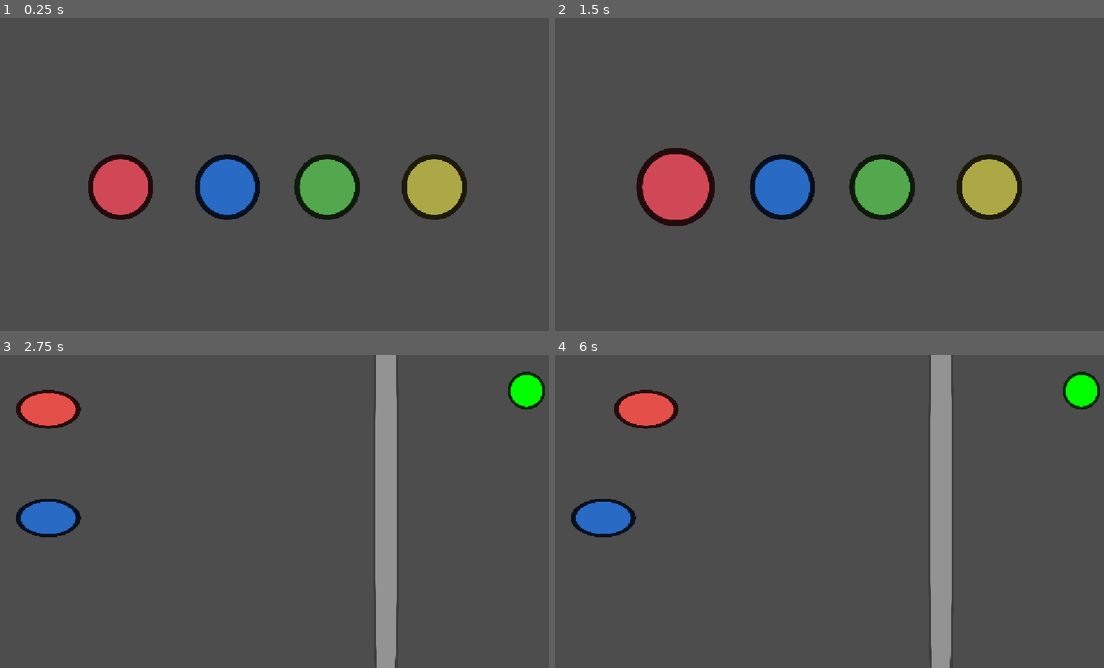
Above: before the commit, frames 1-4 (two rows, left to right).
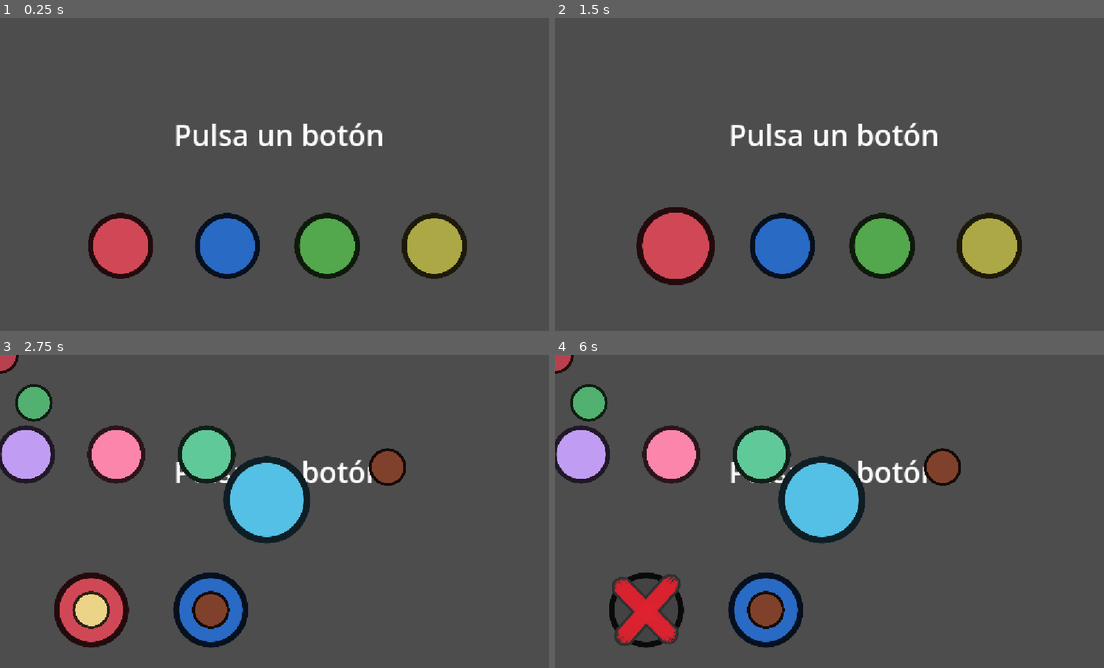
Above: after the commit, the same moments.

Repository: EduFdezSoy/MinijuegosMalagaJam
Game: Godot game, scene res://Scenes/PlayerSelection.tscn
The game is run twice, just before and just after one commit, with the same random seed, the same clock (stepped at 60 frames per second) and the same inputs.
Inputs (mouse positions are in pixels of both pictures, inside the frame that each line leads up to):
- Up to frame 1 (0.25 s): no input
- Up to frame 2 (1.5 s): tap Enter at 0.5 s; move the mouse to (955, 158) at 0.52 s; tap Space (start_button) at 0.6, 1.25 s; move the mouse to (719, 190) at 1.27 s; tap A (p1_button) at 1.35 s
- Up to frame 3 (2.75 s): tap Space (start_button) at 1.55, 2, 2.3 s; move the mouse to (334, 442) at 2.02 s; tap S (p2_button) at 2.1 s
- Up to frame 4 (6 s): tap Space (start_button) at 2.75, 3.05, 3.5, 3.8, 4.25, 4.35, 5.1 s; move the mouse to (807, 574) at 2.77 s; tap D (p3_button) at 2.85 s; move the mouse to (999, 558) at 3.52 s; tap F (p4_button) at 3.6 s; move the mouse to (664, 464) at 4.27 s; move the mouse to (862, 511) at 5.02 s; move the mouse to (747, 433) at 5.77 s; tap A (p1_button) at 5.85 s

The runs differ from the first frame. In frame 1, 16% of the frame differs, in the area x 16-86%, y 33-84%; in frame 2, 18%; in frame 3, 21%; in frame 4, 21%, in the area x 0-100%, y 0-100%.

Commit message:
feat: primera version de minijuego de servir comida

Diff:
--- a/Scenes/Minigames/Minijuego1.tscn
+++ b/Scenes/Minigames/Minijuego1.tscn
@@ -1,9 +1,9 @@
 [gd_scene format=3 uid="uid://bymi3w6nfe84"]
 
 [ext_resource type="Texture2D" uid="uid://cpdei0c4gficn" path="res://Assets/Sprites/GenericButton.png" id="1_116ni"]
-[ext_resource type="Script" uid="uid://bfslgit2kd106" path="res://Scripts/Controllers/Minigames/Minigame 1/MinigameOne.gd" id="1_u5u0k"]
-[ext_resource type="Script" uid="uid://cxd8nyje6mpp0" path="res://Scripts/Controllers/Minigames/Minigame 1/HorizontalPlayerMovement.gd" id="2_d8pki"]
-[ext_resource type="Script" uid="uid://byav5nb6ppjh" path="res://Scripts/Controllers/Minigames/Minigame 1/PollitoInglesCheck.gd" id="2_yj3q8"]
+[ext_resource type="Script" uid="uid://bfslgit2kd106" path="res://Scripts/Minigames/Minigame 1/MinigameOne.gd" id="1_u5u0k"]
+[ext_resource type="Script" uid="uid://cxd8nyje6mpp0" path="res://Scripts/Minigames/Minigame 1/HorizontalPlayerMovement.gd" id="2_d8pki"]
+[ext_resource type="Script" uid="uid://byav5nb6ppjh" path="res://Scripts/Minigames/Minigame 1/PollitoInglesCheck.gd" id="2_yj3q8"]
 
 [node name="Minijuego1" type="Node2D" unique_id=1996787499 node_paths=PackedStringArray("playersHorizontalMove", "pollitoInglesCheck")]
 script = ExtResource("1_u5u0k")
--- a/Scenes/Minigames/Minijuego1Copia.tscn
+++ b/Scenes/Minigames/Minijuego1Copia.tscn
@@ -1,8 +1,8 @@
 [gd_scene format=3 uid="uid://dqwl04r112a5b"]
 
-[ext_resource type="Script" uid="uid://bfslgit2kd106" path="res://Scripts/Controllers/Minigames/Minigame 1/MinigameOne.gd" id="1_cfc6w"]
-[ext_resource type="Script" uid="uid://byav5nb6ppjh" path="res://Scripts/Controllers/Minigames/Minigame 1/PollitoInglesCheck.gd" id="2_j2xuo"]
-[ext_resource type="Script" uid="uid://cxd8nyje6mpp0" path="res://Scripts/Controllers/Minigames/Minigame 1/HorizontalPlayerMovement.gd" id="3_xbmnr"]
+[ext_resource type="Script" uid="uid://bfslgit2kd106" path="res://Scripts/Minigames/Minigame 1/MinigameOne.gd" id="1_cfc6w"]
+[ext_resource type="Script" uid="uid://byav5nb6ppjh" path="res://Scripts/Minigames/Minigame 1/PollitoInglesCheck.gd" id="2_j2xuo"]
+[ext_resource type="Script" uid="uid://cxd8nyje6mpp0" path="res://Scripts/Minigames/Minigame 1/HorizontalPlayerMovement.gd" id="3_xbmnr"]
 [ext_resource type="Texture2D" uid="uid://cpdei0c4gficn" path="res://Assets/Sprites/GenericButton.png" id="4_vwcag"]
 
 [node name="Minijuego1" type="Node2D" unique_id=1996787499 node_paths=PackedStringArray("playersHorizontalMove", "pollitoInglesCheck")]
--- a/Scenes/Minigames/Minijuego2.tscn
+++ b/Scenes/Minigames/Minijuego2.tscn
@@ -1,7 +1,7 @@
 [gd_scene format=3 uid="uid://cdgfbmswqylwo"]
 
 [ext_resource type="Texture2D" uid="uid://cpdei0c4gficn" path="res://Assets/Sprites/GenericButton.png" id="1_3qinl"]
-[ext_resource type="Script" uid="uid://bfslgit2kd106" path="res://Scripts/Controllers/Minigames/Minigame 1/MinigameOne.gd" id="1_4y7mn"]
+[ext_resource type="Script" uid="uid://bfslgit2kd106" path="res://Scripts/Minigames/Minigame 1/MinigameOne.gd" id="1_4y7mn"]
 
 [node name="Minijuego2" type="Node2D" unique_id=241074848]
 script = ExtResource("1_4y7mn")
--- /dev/null
+++ b/Scenes/Minigames/Minijuego_A_Comer.tscn
@@ -0,0 +1,192 @@
+[gd_scene format=3 uid="uid://cjrtfysm3veyl"]
+
+[ext_resource type="Script" uid="uid://cwgtrohnmnv21" path="res://Scripts/Minigames/Minijuego_A_Comer/MinigameLunchTime.gd" id="1_8oyy2"]
+[ext_resource type="Script" uid="uid://dulxaqsgd7jgj" path="res://Scripts/Minigames/Minijuego_A_Comer/FoodChecker.gd" id="2_n2y3l"]
+[ext_resource type="Script" uid="uid://c5i20f1q8e62p" path="res://Scripts/Minigames/Minijuego_A_Comer/PeopleLine.gd" id="3_0vj75"]
+[ext_resource type="Texture2D" uid="uid://cpdei0c4gficn" path="res://Assets/Sprites/GenericButton.png" id="4_upu7b"]
+[ext_resource type="Script" uid="uid://duyvboy7v2ung" path="res://Scripts/Minigames/Minijuego_A_Comer/MinigameActionButton.gd" id="5_n2y3l"]
+[ext_resource type="Texture2D" uid="uid://bfb5xuyyt1aw" path="res://Assets/Sprites/Minigames/ServingFoodMinigame/CruzRoja.png" id="6_0vj75"]
+
+[node name="MinijuegoAComer" type="Node2D" unique_id=249033107 node_paths=PackedStringArray("foodChecker")]
+script = ExtResource("1_8oyy2")
+foodChecker = NodePath("FoodChecker")
+
+[node name="FirstPosition" type="Node2D" parent="." unique_id=823751089]
+position = Vector2(553, 300)
+
+[node name="SecondPosition" type="Node2D" parent="." unique_id=1522578228]
+position = Vector2(428, 206)
+
+[node name="LastPosition" type="Node2D" parent="." unique_id=1294708112]
+position = Vector2(54, 206)
+
+[node name="BeforeLinePosition" type="Node2D" parent="." unique_id=709121406]
+position = Vector2(-84, 206)
+
+[node name="FoodChecker" type="Node" parent="." unique_id=598215589 node_paths=PackedStringArray("peopleLine", "actionButtons", "foodSprites")]
+script = ExtResource("2_n2y3l")
+peopleLine = NodePath("../PeopleLine")
+actionButtons = NodePath("../FoodButtons")
+foodSprites = [NodePath("PatatasSprite"), NodePath("PalmeraSprite"), NodePath("TorteliniSprite"), NodePath("PizzaSprite")]
+
+[node name="PatatasSprite" type="Sprite2D" parent="FoodChecker" unique_id=1433409565]
+modulate = Color(0.92156863, 0.8235294, 0.53333336, 1)
+position = Vector2(832.2, 234.2)
+scale = Vector2(0.2, 0.2)
+texture = ExtResource("4_upu7b")
+
+[node name="PalmeraSprite" type="Sprite2D" parent="FoodChecker" unique_id=1468121680]
+modulate = Color(0.5019608, 0.25490198, 0.17254902, 1)
+position = Vector2(803.2, 232.2)
+scale = Vector2(0.2, 0.2)
+texture = ExtResource("4_upu7b")
+
+[node name="TorteliniSprite" type="Sprite2D" parent="FoodChecker" unique_id=324615145]
+modulate = Color(0.32156864, 0.6901961, 0.4392157, 1)
+position = Vector2(826.2, 255.2)
+scale = Vector2(0.2, 0.2)
+texture = ExtResource("4_upu7b")
+
+[node name="PizzaSprite" type="Sprite2D" parent="FoodChecker" unique_id=1044735880]
+modulate = Color(0.7254902, 0.2509804, 0.30588236, 1)
+position = Vector2(844.2, 244.2)
+scale = Vector2(0.2, 0.2)
+texture = ExtResource("4_upu7b")
+
+[node name="PeopleLine" type="Node" parent="." unique_id=2019209986 node_paths=PackedStringArray("firstInLinePosition", "lastInLinePosition", "secondInLinePosition", "beforeLinePosition", "peopleSprites")]
+script = ExtResource("3_0vj75")
+firstInLinePosition = NodePath("../FirstPosition")
+lastInLinePosition = NodePath("../LastPosition")
+secondInLinePosition = NodePath("../SecondPosition")
+beforeLinePosition = NodePath("../BeforeLinePosition")
+originalScale = 1.0
+scaleInFirstPosition = 1.5
+peopleSprites = [NodePath("Person 1"), NodePath("Person 2"), NodePath("Person 3"), NodePath("Person 4"), NodePath("Person 5")]
+peopleInLine = 4
+
+[node name="Person 1" type="Node2D" parent="PeopleLine" unique_id=923178240]
+position = Vector2(734, -106)
+
+[node name="Sprite2D" type="Sprite2D" parent="PeopleLine/Person 1" unique_id=67871386]
+modulate = Color(0.75172734, 0.6144861, 0.94919544, 1)
+scale = Vector2(0.31, 0.31)
+texture = ExtResource("4_upu7b")
+
+[node name="Person 2" type="Node2D" parent="PeopleLine" unique_id=390866827]
+position = Vector2(576, -122)
+
+[node name="Sprite2D" type="Sprite2D" parent="PeopleLine/Person 2" unique_id=1138753354]
+modulate = Color(0.806013, 0.6901185, 0.13633436, 1)
+scale = Vector2(0.31, 0.31)
+texture = ExtResource("4_upu7b")
+
+[node name="Person 3" type="Node2D" parent="PeopleLine" unique_id=69706752]
+position = Vector2(424, -104)
+
+[node name="Sprite2D" type="Sprite2D" parent="PeopleLine/Person 3" unique_id=1105394167]
+modulate = Color(0.3715893, 0.78669375, 0.6011395, 1)
+scale = Vector2(0.31, 0.31)
+texture = ExtResource("4_upu7b")
+
+[node name="Person 4" type="Node2D" parent="PeopleLine" unique_id=1803111840]
+position = Vector2(249, -100)
+
+[node name="Sprite2D" type="Sprite2D" parent="PeopleLine/Person 4" unique_id=636964345]
+modulate = Color(0.3342756, 0.75145704, 0.8970006, 1)
+scale = Vector2(0.31, 0.31)
+texture = ExtResource("4_upu7b")
+
+[node name="Person 5" type="Node2D" parent="PeopleLine" unique_id=1695208110]
+position = Vector2(71, -110)
+
+[node name="Sprite2D" type="Sprite2D" parent="PeopleLine/Person 5" unique_id=1394906187]
+modulate = Color(0.98637825, 0.5233411, 0.6742585, 1)
+scale = Vector2(0.31, 0.31)
+texture = ExtResource("4_upu7b")
+
+[node name="FoodButtons" type="Node" parent="." unique_id=2141274748 node_paths=PackedStringArray("playerButtonPosition", "buttonFoodSprites", "buttonSprites", "buttonRedCross")]
+script = ExtResource("5_n2y3l")
+playerButtonPosition = [NodePath("Player1FoodPosition"), NodePath("Player2FoodPosition"), NodePath("Player3FoodPosition"), NodePath("Player4FoodPosition")]
+buttonFoodSprites = [NodePath("Patatas"), NodePath("Palmera"), NodePath("Tortelinis"), NodePath("Pizza")]
+buttonSprites = [NodePath("Player1Button"), NodePath("Player2Button"), NodePath("Player3Button"), NodePath("Player4Button")]
+buttonRedCross = [NodePath("CruzRoja"), NodePath("CruzRoja2"), NodePath("CruzRoja3"), NodePath("CruzRoja4")]
+playerEliminatedColor = Color(0.26438904, 0.264389, 0.264389, 1)
+
+[node name="Player1FoodPosition" type="Node2D" parent="FoodButtons" unique_id=1494374079]
+position = Vector2(189, 528)
+
+[node name="Player2FoodPosition" type="Node2D" parent="FoodButtons" unique_id=1552080853]
+position = Vector2(437, 528)
+
+[node name="Player3FoodPosition" type="Node2D" parent="FoodButtons" unique_id=1924563256]
+position = Vector2(702, 518)
+
+[node name="Player4FoodPosition" type="Node2D" parent="FoodButtons" unique_id=2129879036]
+position = Vector2(976, 518)
+
+[node name="Player1Button" type="Sprite2D" parent="FoodButtons" unique_id=1066350216]
+modulate = Color(0.8156863, 0.28235295, 0.3372549, 1)
+position = Vector2(-225.99997, 504)
+scale = Vector2(0.4, 0.4)
+texture = ExtResource("4_upu7b")
+
+[node name="Player2Button" type="Sprite2D" parent="FoodButtons" unique_id=1924494983]
+modulate = Color(0.16078432, 0.41568628, 0.76862746, 1)
+position = Vector2(-212, 679)
+scale = Vector2(0.4, 0.4)
+texture = ExtResource("4_upu7b")
+
+[node name="Player3Button" type="Sprite2D" parent="FoodButtons" unique_id=1566648440]
+modulate = Color(0.3254902, 0.654902, 0.29803923, 1)
+position = Vector2(-111.99994, 858)
+scale = Vector2(0.4, 0.4)
+texture = ExtResource("4_upu7b")
+
+[node name="Player4Button" type="Sprite2D" parent="FoodButtons" unique_id=2118991892]
+modulate = Color(0.6745098, 0.65882355, 0.27450982, 1)
+position = Vector2(119.00006, 858)
+scale = Vector2(0.4, 0.4)
+texture = ExtResource("4_upu7b")
+
+[node name="CruzRoja" type="Sprite2D" parent="FoodButtons" unique_id=398958773]
+position = Vector2(-225.99997, 504)
+scale = Vector2(0.6, 0.6)
+texture = ExtResource("6_0vj75")
+
+[node name="CruzRoja2" type="Sprite2D" parent="FoodButtons" unique_id=1967203677]
+position = Vector2(-212, 679)
+scale = Vector2(0.59999996, 0.59999996)
+texture = ExtResource("6_0vj75")
+
+[node name="CruzRoja3" type="Sprite2D" parent="FoodButtons" unique_id=1736281026]
+position = Vector2(-111.99994, 858)
+scale = Vector2(0.59999996, 0.59999996)
+texture = ExtResource("6_0vj75")
+
+[node name="CruzRoja4" type="Sprite2D" parent="FoodButtons" unique_id=1171036401]
+position = Vector2(119.00006, 858)
+scale = Vector2(0.59999996, 0.59999996)
+texture = ExtResource("6_0vj75")
+
+[node name="Patatas" type="Sprite2D" parent="FoodButtons" unique_id=1944868995]
+modulate = Color(0.9211309, 0.8254837, 0.53299534, 1)
+position = Vector2(137.99998, 324.99997)
+scale = Vector2(0.2, 0.2)
+texture = ExtResource("4_upu7b")
+
+[node name="Palmera" type="Sprite2D" parent="FoodButtons" unique_id=1054930493]
+modulate = Color(0.50075865, 0.2537226, 0.17330572, 1)
+position = Vector2(317.99997, 293.99997)
+scale = Vector2(0.2, 0.2)
+texture = ExtResource("4_upu7b")
+
+[node name="Tortelinis" type="Sprite2D" parent="FoodButtons" unique_id=1184989913]
+modulate = Color(0.3210476, 0.69119173, 0.439041, 1)
+position = Vector2(69.99999, 98.99999)
+scale = Vector2(0.2, 0.2)
+texture = ExtResource("4_upu7b")
+
+[node name="Pizza" type="Sprite2D" parent="FoodButtons" unique_id=1821137202]
+modulate = Color(0.7266658, 0.24940369, 0.3048025, 1)
+scale = Vector2(0.2, 0.2)
+texture = ExtResource("4_upu7b")
--- a/Scenes/PlayerSelection.tscn
+++ b/Scenes/PlayerSelection.tscn
@@ -4,13 +4,12 @@
 [ext_resource type="Script" uid="uid://dqd747do6jri1" path="res://Scripts/PlayerButton.gd" id="2_2ny7y"]
 [ext_resource type="Script" uid="uid://cogkluld14x1i" path="res://Scripts/Controllers/RoundController.gd" id="4_2ny7y"]
 [ext_resource type="Script" uid="uid://c8xhspffwdh2y" path="res://Scripts/StartButton.gd" id="4_mpou1"]
-[ext_resource type="PackedScene" uid="uid://bymi3w6nfe84" path="res://Scenes/Minigames/Minijuego1.tscn" id="5_f0lok"]
-[ext_resource type="PackedScene" uid="uid://dqwl04r112a5b" path="res://Scenes/Minigames/Minijuego1Copia.tscn" id="6_y4jts"]
+[ext_resource type="PackedScene" uid="uid://cjrtfysm3veyl" path="res://Scenes/Minigames/Minijuego_A_Comer.tscn" id="5_f0lok"]
 
 [node name="PlayerSelection" type="Node2D" unique_id=1452936896]
 
 [node name="Player 1" type="Node2D" parent="." unique_id=1454617281]
-position = Vector2(250, 350)
+position = Vector2(250, 472)
 script = ExtResource("2_2ny7y")
 
 [node name="Sprite" type="Sprite2D" parent="Player 1" unique_id=1055041605]
@@ -19,7 +18,7 @@
 texture = ExtResource("1_hqt01")
 
 [node name="Player 2" type="Node2D" parent="." unique_id=1459564953]
-position = Vector2(471, 350)
+position = Vector2(471, 472)
 script = ExtResource("2_2ny7y")
 playerId = 2
 
@@ -30,7 +29,7 @@
 metadata/Color = Color(1, 1, 1, 1)
 
 [node name="Player 3" type="Node2D" parent="." unique_id=1279253964]
-position = Vector2(678, 350)
+position = Vector2(678, 472)
 script = ExtResource("2_2ny7y")
 playerId = 3
 
@@ -41,7 +40,7 @@
 metadata/Color = Color(1, 1, 1, 1)
 
 [node name="Player 4" type="Node2D" parent="." unique_id=1368542756]
-position = Vector2(900, 350)
+position = Vector2(900, 472)
 script = ExtResource("2_2ny7y")
 playerId = 4
 
@@ -56,7 +55,24 @@
 
 [node name="RoundController" type="Node" parent="." unique_id=1558029353]
 script = ExtResource("4_2ny7y")
-availableMinigames = Array[PackedScene]([ExtResource("5_f0lok"), ExtResource("6_y4jts")])
+availableMinigames = Array[PackedScene]([ExtResource("5_f0lok")])
 winsNeededToFinish = 2
 
 [node name="MinigameContainer" type="Node" parent="." unique_id=741273415]
+
+[node name="Label" type="Label" parent="." unique_id=1416738455]
+anchors_preset = 8
+anchor_left = 0.5
+anchor_top = 0.5
+anchor_right = 0.5
+anchor_bottom = 0.5
+offset_left = 337.0
+offset_top = 167.0
+offset_right = 820.235
+offset_bottom = 316.0
+grow_horizontal = 2
+grow_vertical = 2
+theme_override_font_sizes/font_size = 60
+text = "Pulsa un botón"
+horizontal_alignment = 1
+vertical_alignment = 1
--- a/Scripts/Controllers/Minigames/Minigame 1/PollitoInglesCheck.gd
+++ b/Scripts/Minigames/Minigame 1/PollitoInglesCheck.gd
@@ -38,10 +38,10 @@
 	gameRunning = true
 	isLooking = false
 
-	_RunGameLoop()
+	RunGameLoop()
 
 
-func _RunGameLoop() -> void:
+func RunGameLoop() -> void:
 	while gameRunning:
 		# Fase 1: los jugadores pueden moverse.
 		isLooking = false
@@ -82,12 +82,12 @@
 
 		# Comprobar si el jugador ha llegado a la meta.
 		if positions[index].x >= winningXPosition:
-			_FinishPlayer(playerId, true)
+			FinishPlayer(playerId, true)
 			continue
 
 		# Si el pollito está mirando, si alguien se mueve, se elimina
 		if isLooking and pendingTimes[index] > 0.0:
-			_FinishPlayer(playerId, false)
+			FinishPlayer(playerId, false)
 
 	# La partida termina cuando gana alguien o todos son eliminados
 	if (winners.size() >= 1) or eliminatedPlayers.size() >= playersInGame.size():
@@ -99,7 +99,7 @@
 			gameFinished.emit(0)
 
 
-func _FinishPlayer(playerId: int, won: bool) -> void:
+func FinishPlayer(playerId: int, won: bool) -> void:
 	var index: int = playerId - 1
 
 	if won:
--- /dev/null
+++ b/Scripts/Minigames/Minijuego_A_Comer/FoodChecker.gd
@@ -0,0 +1,76 @@
+extends Node
+class_name FoodChecker
+
+@export var peopleLine : PeopleLine
+@export var actionButtons : MinigameActionButton
+var food : Dictionary[String,int] = {"Patatas"=0,"Palmera"=1,"Tortelini"=2,"Pizza"=3}
+# Representa el id de jugador y su comida asignada
+var currentFoodAvailableForPlayers: Dictionary[int,String]
+
+@export var foodSprites : Array[Node2D]
+
+var nextFood : String
+var foodIndex : int
+var miniGameLunchTime : MinigameLunchTime
+
+# Called when the node enters the scene tree for the first time.
+func Initialize(miniGame: MinigameLunchTime) -> void:
+	miniGameLunchTime = miniGame
+	HideSprites()
+	currentFoodAvailableForPlayers = SetRandomFoodToPlayers()
+	actionButtons.SetButtonSprites(currentFoodAvailableForPlayers,food)
+	SetNextFood()
+	peopleLine.Initialize()
+
+func PlayerPressedButton(playerId: int) -> bool:
+	print("Player ",playerId," send: ",currentFoodAvailableForPlayers[playerId], " next food is: ",nextFood)
+	if(currentFoodAvailableForPlayers[playerId] == nextFood):
+		#Sonidito y efecto de acierto
+		ShowNextFood()
+		return true
+	else:
+		#Sonidito y efecto de error
+		actionButtons.DeletePlayer(playerId,food[currentFoodAvailableForPlayers[playerId]])
+		RemovePlayer(playerId)
+		if currentFoodAvailableForPlayers.size() == 1:
+			print("SE ACABÓ")
+			miniGameLunchTime.GameEnded(currentFoodAvailableForPlayers.keys()[0]+1)
+		return false
+
+
+func ShowNextFood() -> void:
+	HideSprites()
+	nextFood = ""
+	peopleLine.MovePeopleToPosition()
+	await get_tree().create_timer(0.5).timeout
+	SetNextFood()
+
+
+func SetNextFood() -> void:
+	var availableFood = currentFoodAvailableForPlayers.values()
+	availableFood.shuffle()
+	nextFood = availableFood[0]
+	var index = food[nextFood]
+	foodSprites[index].show()
+
+func RemovePlayer(playerId:int) -> void:
+	#Quitar el jugador y las comidas de ese jugador de la lista
+	currentFoodAvailableForPlayers.erase(playerId)
+	pass
+
+func HideSprites() -> void:
+	for sprite in foodSprites:
+		sprite.hide()
+
+func SetRandomFoodToPlayers() -> Dictionary[int,String]:
+	var shuffledFood = food.keys().duplicate()
+	shuffledFood.shuffle()
+	shuffledFood.slice(0,PlayersController.activePlayerCount)
+	var playersIds = PlayersController.GetCurrentPlayersIds()
+	var foodDictionary : Dictionary[int,String]
+
+	for index in playersIds.size():
+		foodDictionary.set(playersIds[index]-1,shuffledFood[index])
+		print("Jugador ",playersIds[index]-1," tiene ", shuffledFood[index])
+
+	return foodDictionary
--- /dev/null
+++ b/Scripts/Minigames/Minijuego_A_Comer/MinigameActionButton.gd
@@ -0,0 +1,28 @@
+extends Node
+class_name MinigameActionButton
+@export var playerButtonPosition : Array[Node2D]
+@export var buttonFoodSprites : Array[Sprite2D]
+@export var buttonSprites : Array[Sprite2D]
+@export var buttonRedCross : Array[Sprite2D]
+
+@export var playerEliminatedColor : Color
+
+
+func SetButtonSprites(playerFoods: Dictionary[int,String], foodIndex: Dictionary[String,int]) -> void:
+
+	for index in foodIndex.size():
+		if playerFoods.has(index):
+			var foodSpriteIndex = foodIndex[playerFoods[index]]
+			buttonSprites[index].show()
+			buttonFoodSprites[foodSpriteIndex].show()
+			var position = playerButtonPosition[index].position
+			buttonRedCross[index].hide()
+			buttonSprites[index].position = position
+			buttonRedCross[index].position = position
+			buttonFoodSprites[foodSpriteIndex].position = position
+
+
+func DeletePlayer(playerId : int, foodId: int) -> void:
+	buttonSprites[playerId].modulate = playerEliminatedColor
+	buttonRedCross[playerId].show()
+	buttonFoodSprites[foodId].hide()
--- /dev/null
+++ b/Scripts/Minigames/Minijuego_A_Comer/MinigameLunchTime.gd
@@ -0,0 +1,18 @@
+extends MinigameBase
+class_name MinigameLunchTime
+@export var foodChecker: FoodChecker
+
+func OnMinigameStarted() -> void:
+	foodChecker.Initialize(self)
+
+func GameEnded(winner:int)-> void:
+	ScoreManager.AddScore(winner,1)
+	StopMinigame()
+	print("Se acabo el juego")
+	await get_tree().create_timer(2).timeout
+	MinigamesController.NextMinigame()
+
+
+func OnPlayerPressed(playerId: int) -> void:
+	if not foodChecker.PlayerPressedButton(playerId-1):
+		activePlayerIds.erase(playerId)
--- /dev/null
+++ b/Scripts/Minigames/Minijuego_A_Comer/PeopleLine.gd
@@ -0,0 +1,50 @@
+extends Node
+class_name PeopleLine
+@export var firstInLinePosition : Node2D
+@export var lastInLinePosition: Node2D
+@export var secondInLinePosition: Node2D
+@export var beforeLinePosition: Node2D
+
+@export var originalScale: float
+@export var scaleInFirstPosition: float
+
+@export var peopleSprites : Array[Node2D]
+@export var peopleInLine : int
+
+func Initialize() -> void:
+	peopleSprites.shuffle()
+	peopleSprites[0].global_position = firstInLinePosition.global_position
+	peopleSprites[0].scale = Vector2.ONE * scaleInFirstPosition
+
+	for index in range(1,peopleInLine):
+		var positionInLine: Vector2 = lerp(secondInLinePosition.global_position,lastInLinePosition.global_position,(index-1)/(float)(peopleInLine-2))
+		peopleSprites[index].global_position = positionInLine
+
+
+func MovePeopleToPosition() -> void:
+	# quitamos a la primera persona de en medio y la ponemos al final del array
+	print("Mueve a la persona fuera")
+	MovePersonInLine(peopleSprites[0],firstInLinePosition.global_position + Vector2(700,0))
+
+	await get_tree().create_timer(0.5).timeout
+	#Ponemos al personajillo detras de la linea para que no se vea raro cuando vuelva
+	peopleSprites[0].global_position = beforeLinePosition.global_position
+	peopleSprites[0].scale = Vector2.ONE * originalScale
+	peopleSprites.append(peopleSprites[0])
+	peopleSprites.remove_at(0)
+
+
+
+	MovePersonInLine(peopleSprites[0],firstInLinePosition.global_position)
+	ScalePersonInLineTween(peopleSprites[0],scaleInFirstPosition)
+	for index in range(1,peopleInLine):
+		var positionInLine: Vector2 = lerp(secondInLinePosition.global_position,lastInLinePosition.global_position,(index-1)/(float)(peopleInLine-2))
+		MovePersonInLine(peopleSprites[index],positionInLine)
+
+func MovePersonInLine(person: Node2D, position: Vector2) -> void:
+	var tween = create_tween()
+	tween.tween_property(person, "global_position", position, 0.4)
+
+func ScalePersonInLineTween(person: Node2D, scale: float) -> void:
+	var tween = create_tween()
+	tween.tween_property(person, "scale", Vector2.ONE * scale, 0.3)
Binary file added: Assets/Sprites/Minigames/ServingFoodMinigame/CruzRoja.png
Not shown, added: Assets/Sprites/Minigames/ServingFoodMinigame/CruzRoja.png.import
Renamed: Scripts/Controllers/Minigames/Minigame 1/HorizontalPlayerMovement.gd -> Scripts/Minigames/Minigame 1/HorizontalPlayerMovement.gd
Renamed: Scripts/Controllers/Minigames/Minigame 1/HorizontalPlayerMovement.gd.uid -> Scripts/Minigames/Minigame 1/HorizontalPlayerMovement.gd.uid
Renamed: Scripts/Controllers/Minigames/Minigame 1/MinigameOne.gd -> Scripts/Minigames/Minigame 1/MinigameOne.gd
Renamed: Scripts/Controllers/Minigames/Minigame 1/MinigameOne.gd.uid -> Scripts/Minigames/Minigame 1/MinigameOne.gd.uid
Renamed: Scripts/Controllers/Minigames/Minigame 1/PollitoInglesCheck.gd.uid -> Scripts/Minigames/Minigame 1/PollitoInglesCheck.gd.uid
Renamed: Scripts/Controllers/Minigames/MinigameBase.gd -> Scripts/Minigames/MinigameBase.gd
Renamed: Scripts/Controllers/Minigames/MinigameBase.gd.uid -> Scripts/Minigames/MinigameBase.gd.uid
Not shown, added: Scripts/Minigames/Minijuego_A_Comer/FoodChecker.gd.uid
Not shown, added: Scripts/Minigames/Minijuego_A_Comer/MinigameActionButton.gd.uid
Not shown, added: Scripts/Minigames/Minijuego_A_Comer/MinigameLunchTime.gd.uid
(and 2 more such lines)
